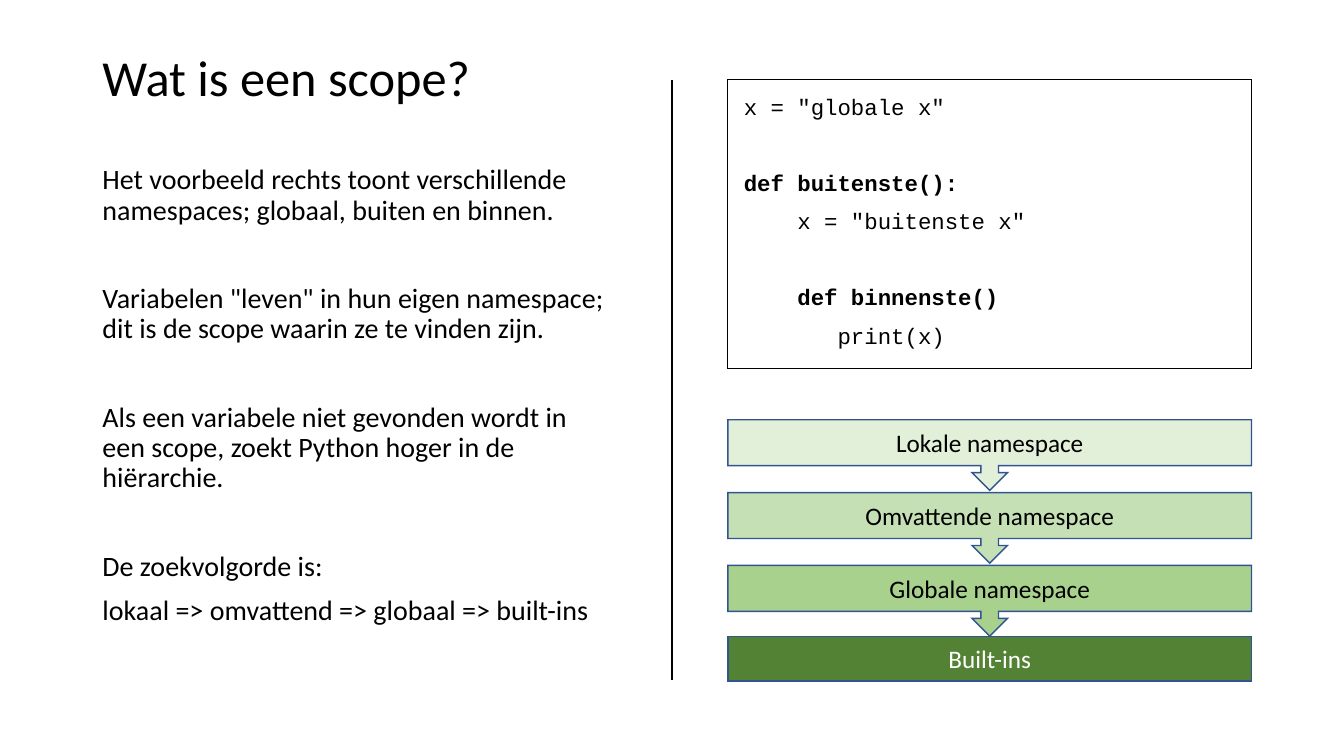
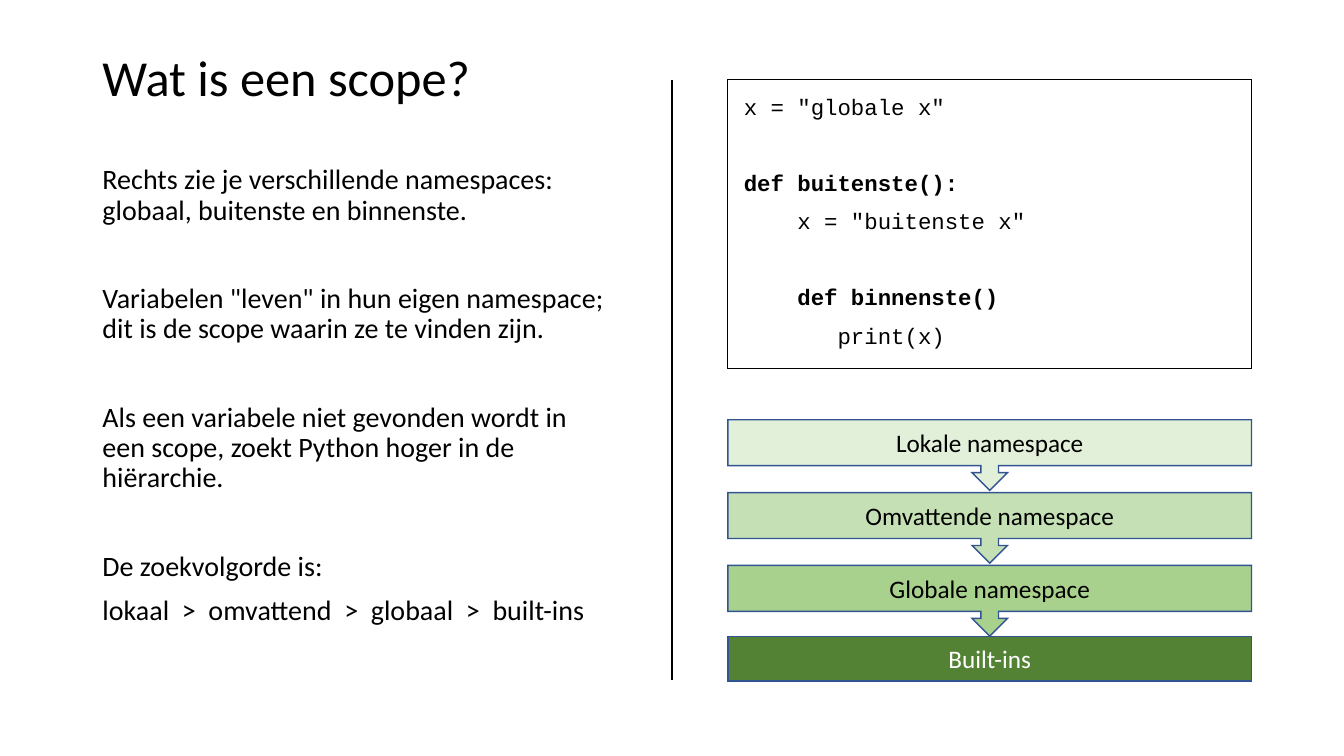
Before and after one commit to LFKoning/knowledge-sharing, a slide deck: slide 6 of python_engineers/part_2/python_data_engineers_2.pptx (slide 5 before the commit). Drawn at 1344x756 pixels with LibreOffice and Linux fonts; fonts in the diff are those of the drawing. Boxes give left, top, right and bottom in pixels: in the first picture for what was removed or moved away, otherwise in the second. Text is boxed around its words. In the diff, an @@ line names an element or a change of style, - is before the commit and + after.

```diff
--- a/python_engineers/part_2/python_data_engineers_2.pptx
+++ b/python_engineers/part_2/python_data_engineers_2.pptx
@@ text at box(102, 169, 553, 225): text changed @@
-Het voorbeeld rechts toont verschillende namespaces; globaal, buiten en binnen.
+Rechts zie je verschillende namespaces: globaal, buitenste en binnenste.
@@ text at box(102, 600, 585, 625): text changed @@
-lokaal => omvattend => globaal => built-ins
+lokaal > omvattend > globaal > built-ins
```
Also in this commit, not shown: 13 other slides changed, 1 slide added, 5 other files.
